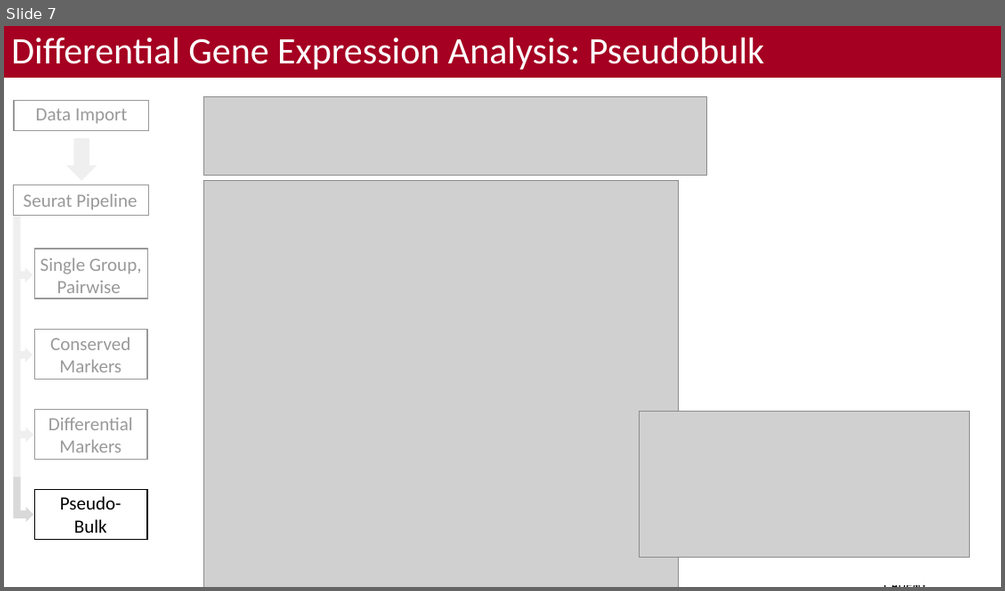
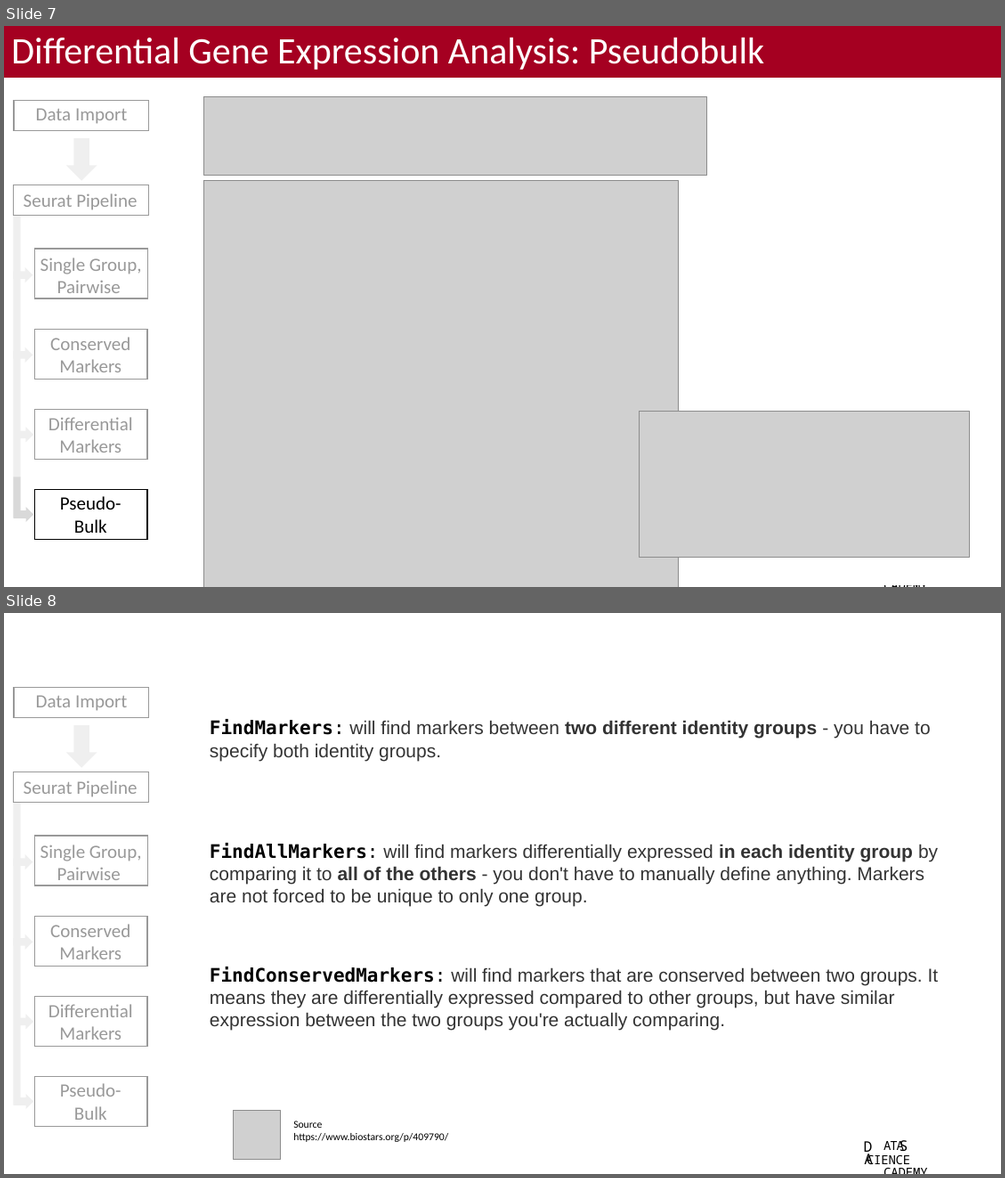
Before and after one commit to bacorli2/scrna_workshop, a slide deck: M5_Seurat_DGE_and_Exploratory/M5_Seurat_DGE_Exploratory.pptx. Shown one above the other, each under a label of ours: slide 7 before the commit, slides 7 and 8 after it. The pictures are 1005x591 and 1005x1178 pixels, drawn with LibreOffice and Linux fonts; fonts in the diff are those of the drawing; grey boxes stand for pictures; background and template pictures are left out. Boxes give left, top, right and bottom in pixels: in the first picture for what was removed or moved away, otherwise in the second. Text is boxed around its words. In the diff, an @@ line names an element or a change of style, - is before the commit and + after.

```diff
--- a/M5_Seurat_DGE_and_Exploratory/M5_Seurat_DGE_Exploratory.pptx
+++ b/M5_Seurat_DGE_and_Exploratory/M5_Seurat_DGE_Exploratory.pptx
@@ slide 8 added at (4, 613, 1001, 1174), background #FFFFFF; not listed: 20 template elements that a slide beside it also shows @@
@@ rectangle added at (4, 676, 159, 1146), fill #FFFFFF at 60% opacity @@
@@ text added at (210, 719, 930, 761), 18 pt, text #333333 @@
+FindMarkers: will find markers between two different identity groups - you have to specify both identity groups.
@@ text added at (210, 843, 938, 907), 18 pt, text #333333 @@
+FindAllMarkers: will find markers differentially expressed in each identity group by comparing it to all of the others - you don't have to manually define anything. Markers are not forced to be unique to only one group.
@@ text added at (210, 966, 938, 1030), 18 pt, text #333333 @@
+FindConservedMarkers: will find markers that are conserved between two groups. It means they are differentially expressed compared to other groups, but have similar expression between the two groups you're actually comparing.
@@ picture added at (234, 1110, 281, 1159) @@
@@ text added at (293, 1120, 448, 1142), 10 pt, text #000000 @@
+Source
+https://www.biostars.org/p/409790/
@@ text added at (864, 1141, 873, 1156), 14 pt, text #000000 @@
+D
@@ text added at (899, 1140, 908, 1151), 14 pt, text #000000 @@
+S
```
Also in this commit, not shown: 3 slides changed, 7 other slides added, 1 slide removed, 1 other file.
